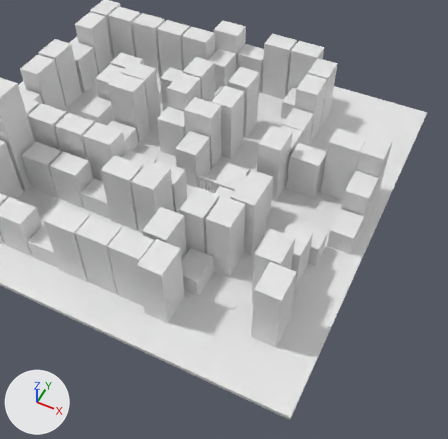
Two versions of the FBX model StaticDerbyGit/Assets/ModelImports/lvl4.fbx, one commit apart.
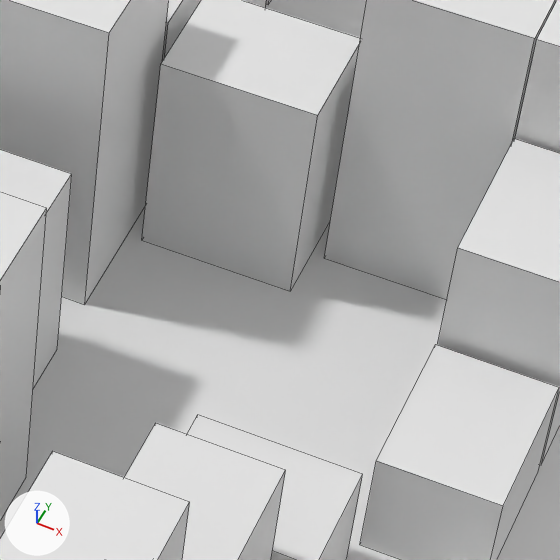
Old and new are each drawn whole from a camera (50 mm lens) standing at (20.9, -55.9, 60.3) and looking at (-3.5, -7.2, -0.5) and again close up on the part from 58% to 81% of the width and 33% to 57% of the height. The axes (+X, +Y, +Z) are drawn at lower left. The lights are the same throughout. The close-ups show mesh edges as thin lines. Where no turn or scale is listed for an object, it has been applied to the vertices.

Names of what the first close-up shows: '1floor', '1floor001', '1floor013', '2floor', '2floor004', '2floor005', '2floor006', '2floor027', '3floor', '3floor001', '3floor002', 'Box002'.
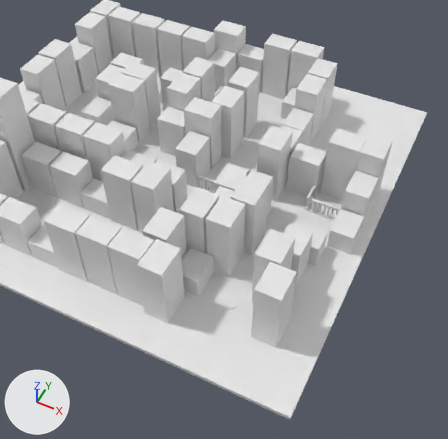
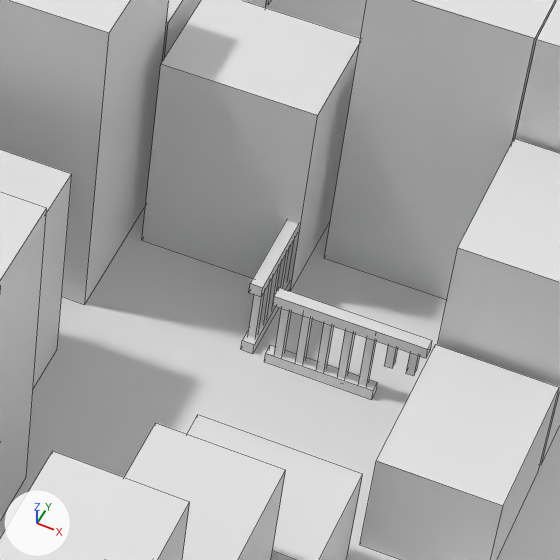
Pixel boxes [x1, y1, x2, y2] of what changed, in the close-ups (560 x 560 px):
'fence003', added
    after: [264, 288, 432, 400]
'fence004', added
    after: [241, 220, 298, 354]

Edits to the bpy script that builds the scene:
```text
Add me_mesh_080:
    me_mesh_080.from_pydata(...)  # 72 vertices, 54 faces; spans x -1.93..1.93, y -0.16..0.16, z 0.0..2.33
Add ob_fence003:
    ob_fence003 = bpy.data.objects.new('fence003', me_mesh_080)
    ob_fence003.location = (8.12, -1.29, 0.0)
Add ob_fence004:
    ob_fence004 = bpy.data.objects.new('fence004', me_mesh_075.copy())  # the mesh of ob_fence002
    ob_fence004.location = (5.68, 0.62, 0.0)
```
